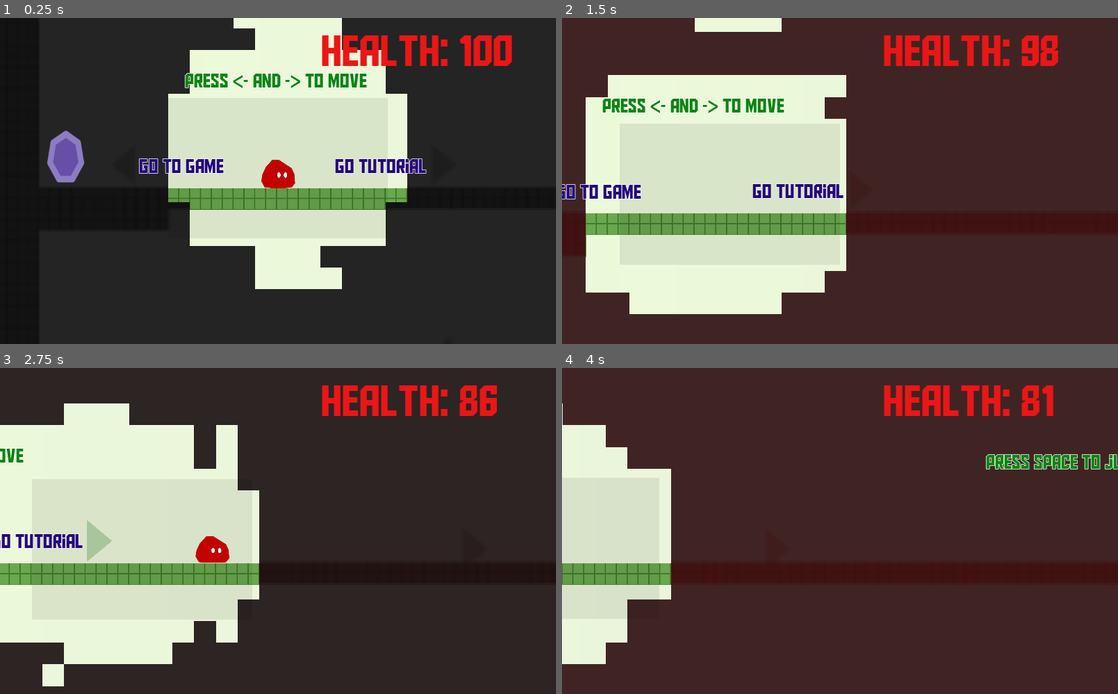
Above: before the commit, frames 1-4 (two rows, left to right).
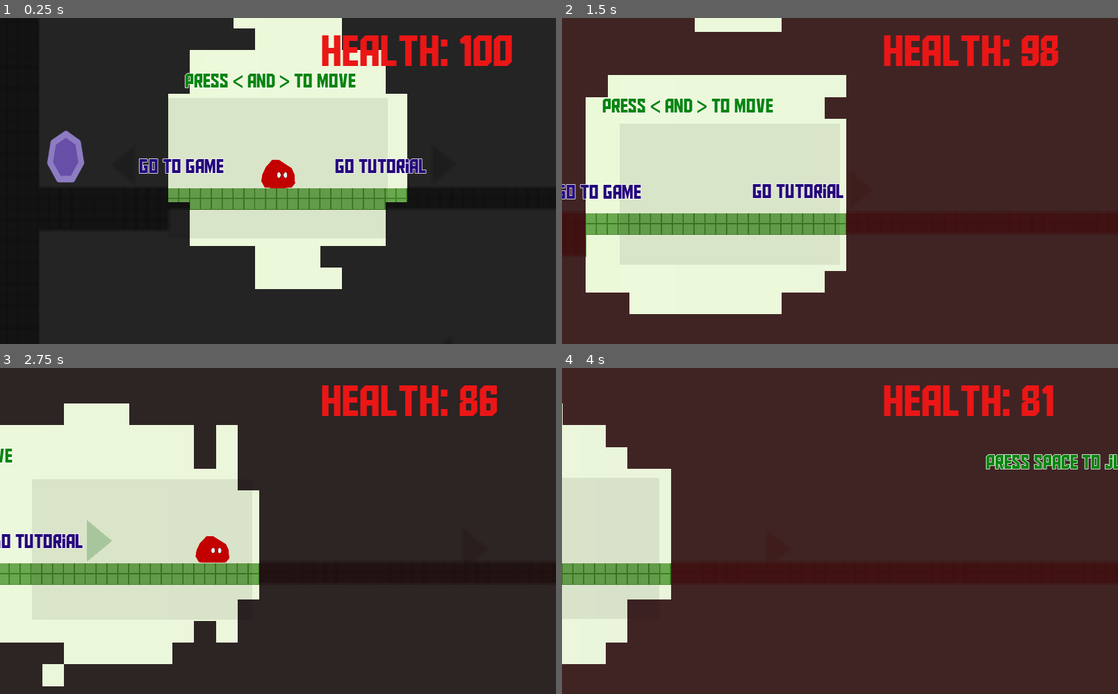
Above: after the commit, the same moments.

Repository: glitchcore/comfort
Game: Godot game, scene res://Scenes/BaseLevel.tscn
The game is run twice, just before and just after one commit, with the same random seed, the same clock (stepped at 60 frames per second) and the same inputs.
Inputs:
- Up to frame 1 (0.25 s): no input
- Up to frame 2 (1.5 s): tap Space (jump) at 0.5, 0.77, 1.25 s; hold Right (ui_right) from 0.53 s (still down)
- Up to frame 3 (2.75 s): tap Space (jump) at 1.52, 2 s; release Right (ui_right) at 2.03 s; hold Left (ui_left) from 2.03 s (still down)
- Up to frame 4 (4 s): tap Space (jump) at 2.75, 3.02, 3.5, 3.77 s; release Left (ui_left) at 2.78 s; hold Right (ui_right) from 2.78 s (still down)

The runs differ from the first frame. In frame 1, 0.6% of the frame differs, in the area x 43-66%, y 16-22%; in frame 2, 0.6%; in frame 3, 0.2%; in frame 4, nothing differs.

Commit message:
realign tutorial

Diff:
--- a/Scenes/BaseLevel.tscn
+++ b/Scenes/BaseLevel.tscn
@@ -361,10 +361,10 @@
 text = "go tutorial"
 
 [node name="Label1" type="Label" parent="TutorialStatic"]
-margin_left = 3528.0
-margin_top = -1762.0
-margin_right = 3932.0
-margin_bottom = -1731.0
+margin_left = 2768.0
+margin_top = -1752.0
+margin_right = 3172.0
+margin_bottom = -1721.0
 custom_colors/font_color = Color( 0.027451, 0.521569, 0.0588235, 1 )
 custom_fonts/font = SubResource( 8 )
 text = "You are in the comfort zone"
@@ -376,7 +376,7 @@
 margin_bottom = -1519.0
 custom_colors/font_color = Color( 0.027451, 0.521569, 0.0588235, 1 )
 custom_fonts/font = SubResource( 8 )
-text = "Press <- and -> to move"
+text = "Press < and > to move"
 
 [node name="Label3" type="Label" parent="TutorialStatic"]
 margin_left = 1895.0
@@ -388,31 +388,35 @@
 text = "Press space to jump"
 
 [node name="Label4" type="Label" parent="TutorialStatic"]
-margin_left = 4828.0
-margin_top = -1884.0
-margin_right = 5302.0
-margin_bottom = -1853.0
+margin_left = 3864.0
+margin_top = -1808.0
+margin_right = 4338.0
+margin_bottom = -1777.0
 custom_colors/font_color = Color( 0.027451, 0.521569, 0.0588235, 1 )
 custom_fonts/font = SubResource( 8 )
 text = "Your comfort zone follow you..."
 
 [node name="Label5" type="Label" parent="TutorialStatic"]
-margin_left = 5453.0
-margin_top = -1543.0
-margin_right = 5709.0
-margin_bottom = -1512.0
+margin_left = 4864.0
+margin_top = -1880.0
+margin_right = 5120.0
+margin_bottom = -1849.0
 custom_colors/font_color = Color( 0.027451, 0.521569, 0.0588235, 1 )
 custom_fonts/font = SubResource( 8 )
 text = "...ALMOST forewer"
 
 [node name="Label6" type="Label" parent="TutorialStatic"]
-margin_left = 5074.0
-margin_top = -951.0
-margin_right = 5709.0
-margin_bottom = -920.0
-custom_colors/font_color = Color( 0.027451, 0.521569, 0.0588235, 1 )
-custom_fonts/font = SubResource( 8 )
-text = "Sometimes you have to leave comfort zone..."
+margin_left = 5464.0
+margin_top = -1664.0
+margin_right = 5696.0
+margin_bottom = -1565.0
+custom_colors/font_color = Color( 0.027451, 0.521569, 0.0588235, 1 )
+custom_fonts/font = SubResource( 8 )
+text = "Sometimes you
+have to leave
+comfort zone..."
+align = 1
+valign = 1
 
 [node name="Label7" type="Label" parent="TutorialStatic"]
 margin_left = 3814.0
